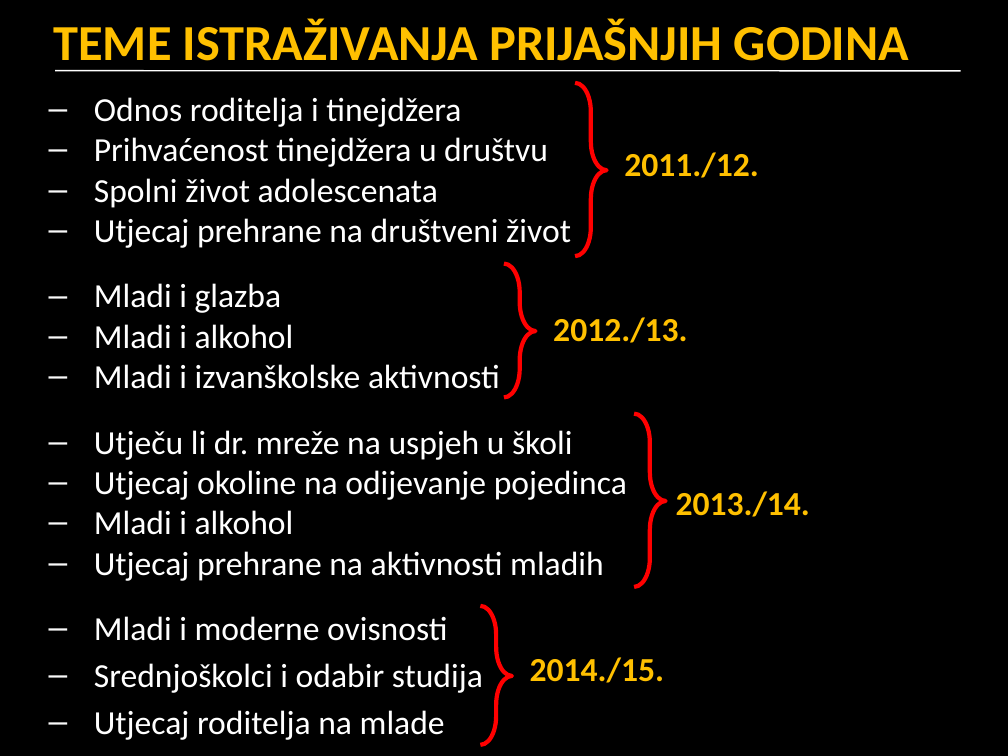
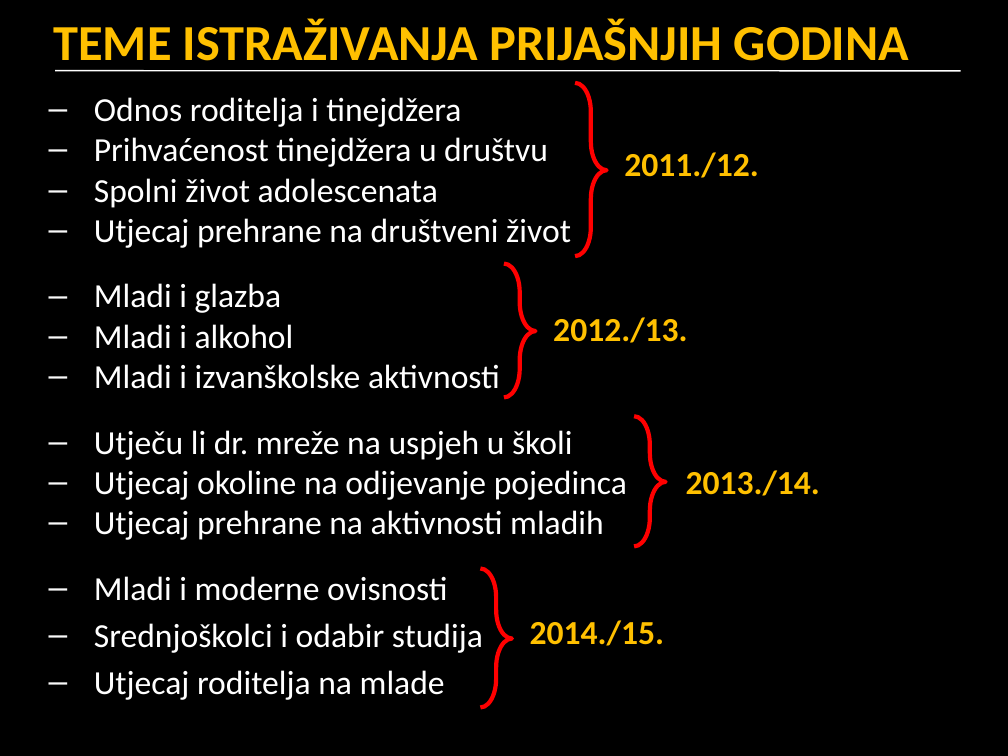
Before and after one commit to srednja-skola/sociologija, a slide deck: slide 5 of data/istrazivanje/002_1_upute_za_istrazivanje.pptx. Drawn at 1008x756 pixels with LibreOffice and Linux fonts; fonts in the diff are those of the drawing. Boxes give left, top, right and bottom in pixels: in the first picture for what was removed or moved away, otherwise in the second. Text is boxed around its words. In the diff, an @@ line names an element or a change of style, - is before the commit and + after.

```diff
--- a/data/istrazivanje/002_1_upute_za_istrazivanje.pptx
+++ b/data/istrazivanje/002_1_upute_za_istrazivanje.pptx
@@ right brace: place and size @@
-right brace at (634,413,665,587)
+right brace at (634,416,665,546)
@@ text "2013./14.": place and size @@
-text "2013./14." at (676,491,810,517)
+text "2013./14." at (686,470,820,496)
@@ text at (94,510,294,535): paragraph removed @@
-– Mladi i alkohol
@@ right brace: place and size @@
-right brace at (481,606,512,745)
+right brace at (481,569,512,708)
@@ text "2014./15.": place and size @@
-text "2014./15." at (530,657,664,683)
+text "2014./15." at (530,620,664,646)
```
Also in this commit, not shown: 1 other slide changed, 1 other file.
